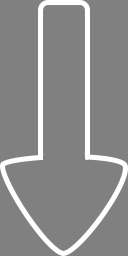
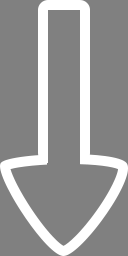
Before/after of a 128 x 256 layered artwork. What changed in the layer stack:
hid group "群組 1 拷貝" (2 layers) over box(0, 5, 123, 251)
added group "群組 1 拷貝 2" with 2 layers above "群組 1" over box(0, 5, 123, 251)
added layer "圓角矩形 1" (2nd of 3, in "群組 1 拷貝 2") in group "群組 1 拷貝 2" over box(38, 5, 90, 163)
added layer "多邊形 1" (2nd of 3, in "群組 1 拷貝 2") in group "群組 1 拷貝 2" over box(0, 154, 123, 251)
